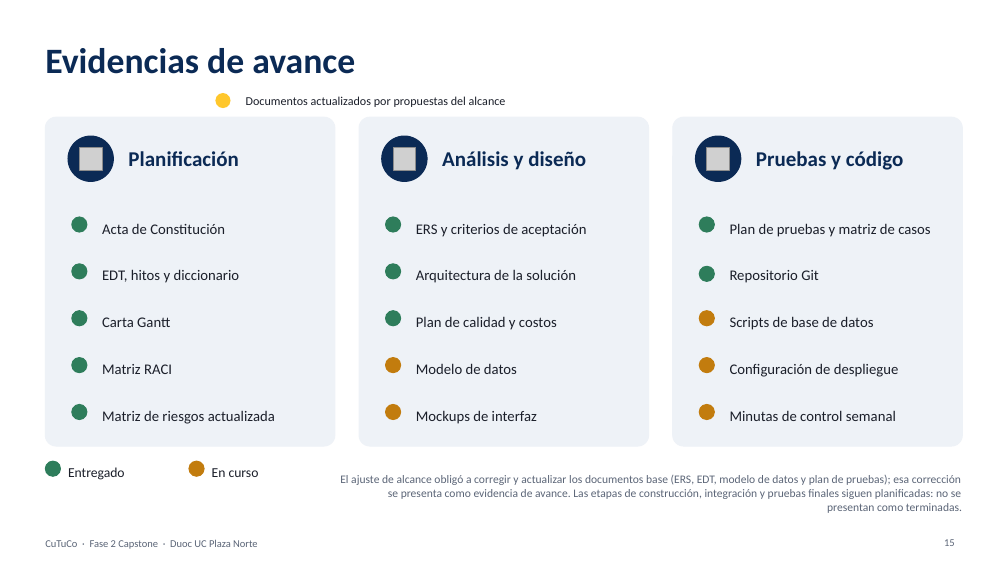
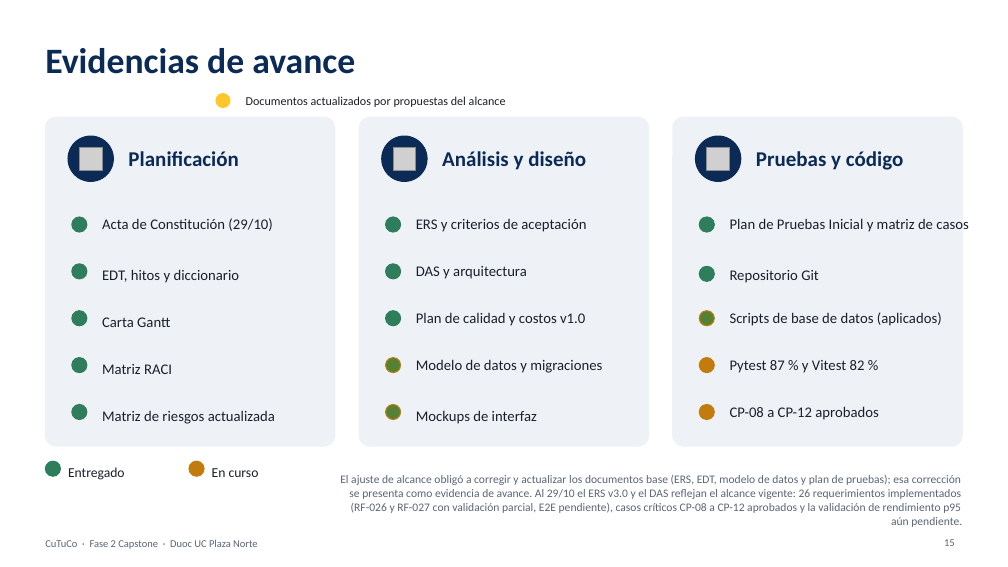
Before and after one commit to VichRo2005/cultiva_tu_compra, a slide deck: slide 15 of Fase 2/Evidencias Proyecto/Presentación Proyecto/CuTuCo Fase2.pptx. Drawn at 1008x567 pixels with LibreOffice and Linux fonts; fonts in the diff are those of the drawing; grey boxes stand for pictures; background and template pictures are left out. Boxes give left, top, right and bottom in pixels: in the first picture for what was removed or moved away, otherwise in the second. Text is boxed around its words. In the diff, an @@ line names an element or a change of style, - is before the commit and + after.

```diff
--- a/Fase 2/Evidencias Proyecto/Presentación Proyecto/CuTuCo Fase2.pptx
+++ b/Fase 2/Evidencias Proyecto/Presentación Proyecto/CuTuCo Fase2.pptx
@@ text at box(102, 218, 272, 231): text changed @@
-Acta de Constitución
+Acta de Constitución (29/10)
@@ text "ERS y criterios de aceptación" at box(416, 219, 586, 232): line spacing 1.25 to 1 @@
@@ text at box(730, 218, 968, 232): text changed @@
-Plan de pruebas y matriz de casos
+Plan de Pruebas Inicial y matriz de casos
@@ text at box(416, 266, 527, 279): text changed @@
-Arquitectura de la solución
+DAS y arquitectura
@@ text at box(416, 313, 585, 326): text changed @@
-Plan de calidad y costos
+Plan de calidad y costos v1.0
@@ fill #C27C0E to #548235 in 3 elements at box(386, 358, 401, 373), box(386, 405, 401, 420), box(699, 311, 715, 326) @@
@@ text at box(730, 312, 942, 326): text changed @@
-Scripts de base de datos
+Scripts de base de datos (aplicados)
@@ text at box(416, 359, 602, 373): text changed @@
-Modelo de datos
+Modelo de datos y migraciones
@@ text at box(730, 360, 865, 373): text changed @@
-Configuración de despliegue
+Pytest 87 % y Vitest 82 %
@@ text at box(730, 406, 878, 420): text changed @@
-Minutas de control semanal
+CP-08 a CP-12 aprobados
@@ text at box(340, 475, 962, 527): text changed @@
-El ajuste de alcance obligó a corregir y actualizar los documentos base (ERS, EDT, modelo de datos y plan de pruebas); esa corrección se presenta como evidencia de avance. Las etapas de construcción, integración y pruebas finales siguen planificadas: no se presentan como terminadas.
+El ajuste de alcance obligó a corregir y actualizar los documentos base (ERS, EDT, modelo de datos y plan de pruebas); esa corrección se presenta como evidencia de avance. Al 29/10 el ERS v3.0 y el DAS reflejan el alcance vigente: 26 requerimientos implementados (RF-026 y RF-027 con validación parcial, E2E pendiente), casos críticos CP-08 a CP-12 aprobados y la validación de rendimiento p95 aún pendiente.
```
Also in this commit, not shown: 17 other slides changed, 12 other files.
